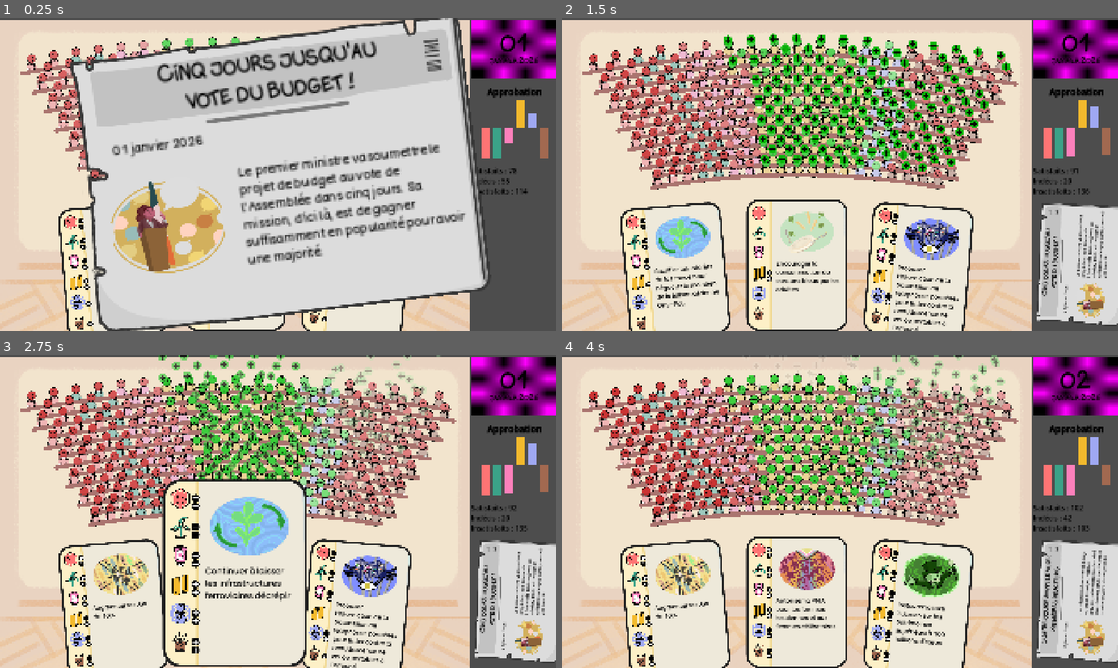
Above: before the commit, frames 1-4 (two rows, left to right).
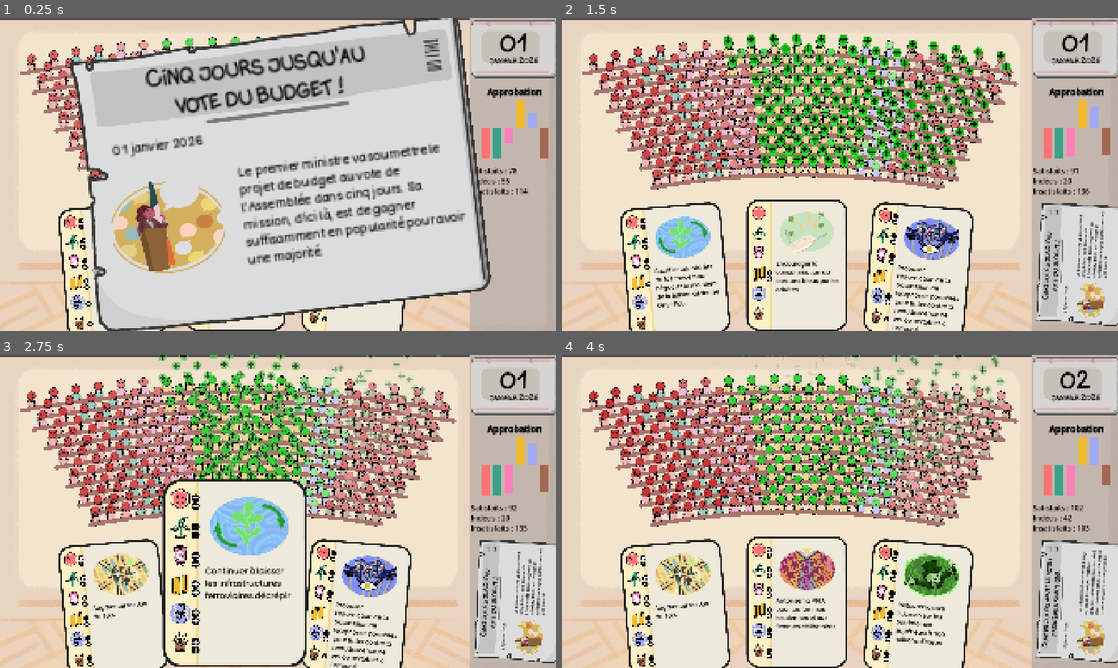
Above: after the commit, the same moments.

Repository: remimorvan/assemblee-nationale-simulator
Game: Godot game, scene res://scenes/game.tscn
Same seed, same stepped clock (60 frames per second), same inputs: the game is played once before the commit and once after it.
Inputs (mouse positions are in pixels of both pictures, inside the frame that each line leads up to):
- Up to frame 1 (0.25 s): no input
- Up to frame 2 (1.5 s): tap Enter at 0.5 s; move the mouse to (1073, 127) at 0.52 s; click (1073, 127) at 0.67 s; tap Space at 1.25 s; move the mouse to (673, 271) at 1.27 s; click (673, 271) at 1.42 s
- Up to frame 3 (2.75 s): move the mouse to (233, 602) at 2.02 s; click (233, 602) at 2.17 s
- Up to frame 4 (4 s): move the mouse to (917, 608) at 2.77 s; click (917, 608) at 2.92 s; click (917, 608) at 3.67 s

The runs differ from the first frame. In frame 1, 17% of the frame differs, in the area x 1-100%, y 0-100%; in frame 2, 9.6%; in frame 3, 9.6%; in frame 4, 9.7%.

Commit message:
Textures

Diff:
--- a/scenes/game.tscn
+++ b/scenes/game.tscn
@@ -1,15 +1,15 @@
-[gd_scene load_steps=12 format=3 uid="uid://velnx8vw6r6u"]
+[gd_scene load_steps=13 format=3 uid="uid://velnx8vw6r6u"]
 
 [ext_resource type="Texture2D" uid="uid://v4oxve83qvf3" path="res://assets/parquet.png" id="1_u5sy4"]
 [ext_resource type="PackedScene" uid="uid://bf3fndiyasfyq" path="res://scenes/player.tscn" id="1_uwrxv"]
 [ext_resource type="FontFile" uid="uid://c4v45pul7umvp" path="res://assets/card/Monicacomic.ttf" id="2_u5sy4"]
+[ext_resource type="Texture2D" uid="uid://cx2elgtpe0k4a" path="res://assets/side_bar.png" id="2_vtaks"]
 [ext_resource type="PackedScene" uid="uid://d1voxmvhe7xmt" path="res://scenes/hemicycle.tscn" id="2_yqjtg"]
 [ext_resource type="PackedScene" uid="uid://bqeoj11e5kq1" path="res://scenes/deck.tscn" id="3_lnu2h"]
+[ext_resource type="Texture2D" uid="uid://bh2tfsobb10oe" path="res://assets/calendar.png" id="4_kvpfn"]
 [ext_resource type="PackedScene" uid="uid://bchbmi7q2rb7" path="res://scenes/plot.tscn" id="4_lbhrr"]
 [ext_resource type="PackedScene" uid="uid://didoyh5qajy65" path="res://scenes/journal.tscn" id="6_p57ef"]
 [ext_resource type="Script" uid="uid://dmafeh1bsc5qf" path="res://scripts/journal.gd" id="7_u5sy4"]
-
-[sub_resource type="PlaceholderTexture2D" id="PlaceholderTexture2D_gee14"]
 
 [sub_resource type="LabelSettings" id="LabelSettings_0tnpc"]
 font = ExtResource("2_u5sy4")
@@ -23,11 +23,19 @@
 
 [node name="Game" type="Node2D"]
 
-[node name="TextureRect" type="TextureRect" parent="."]
+[node name="Desk" type="TextureRect" parent="."]
+z_index = -1
 offset_top = 900.0
 offset_right = 1620.0
 offset_bottom = 1080.0
 texture = ExtResource("1_u5sy4")
+
+[node name="Menu" type="TextureRect" parent="."]
+z_index = -1
+offset_left = 1620.0
+offset_right = 1920.0
+offset_bottom = 1080.0
+texture = ExtResource("2_vtaks")
 
 [node name="HBoxContainer" type="HBoxContainer" parent="."]
 offset_left = 2.0
@@ -49,7 +57,7 @@
 [node name="TextureRect" type="TextureRect" parent="HBoxContainer/VBoxContainer"]
 custom_minimum_size = Vector2(0, 200)
 layout_mode = 2
-texture = SubResource("PlaceholderTexture2D_gee14")
+texture = ExtResource("4_kvpfn")
 
 [node name="CalendarDay" type="Label" parent="HBoxContainer/VBoxContainer/TextureRect"]
 layout_mode = 2
--- a/scenes/journal.tscn
+++ b/scenes/journal.tscn
@@ -55,10 +55,10 @@
 texture = ExtResource("1_ll4rq")
 
 [node name="title" type="Label" parent="."]
-offset_left = -280.737
-offset_top = -191.642
-offset_right = 289.263
-offset_bottom = -102.642
+offset_left = -259.0
+offset_top = -187.0
+offset_right = 232.0
+offset_bottom = -103.0
 text = "Cinq jours jusqu'au
 vote du budget !"
 label_settings = SubResource("LabelSettings_fiay6")
Binary file added: assets/calendar.png
Binary file added: assets/side_bar.png
Not shown, added: assets/calendar.kra
Not shown, added: assets/hemicycle/.hemycicle.kra-autosave.kra
Not shown, added: assets/side_bar.kra
